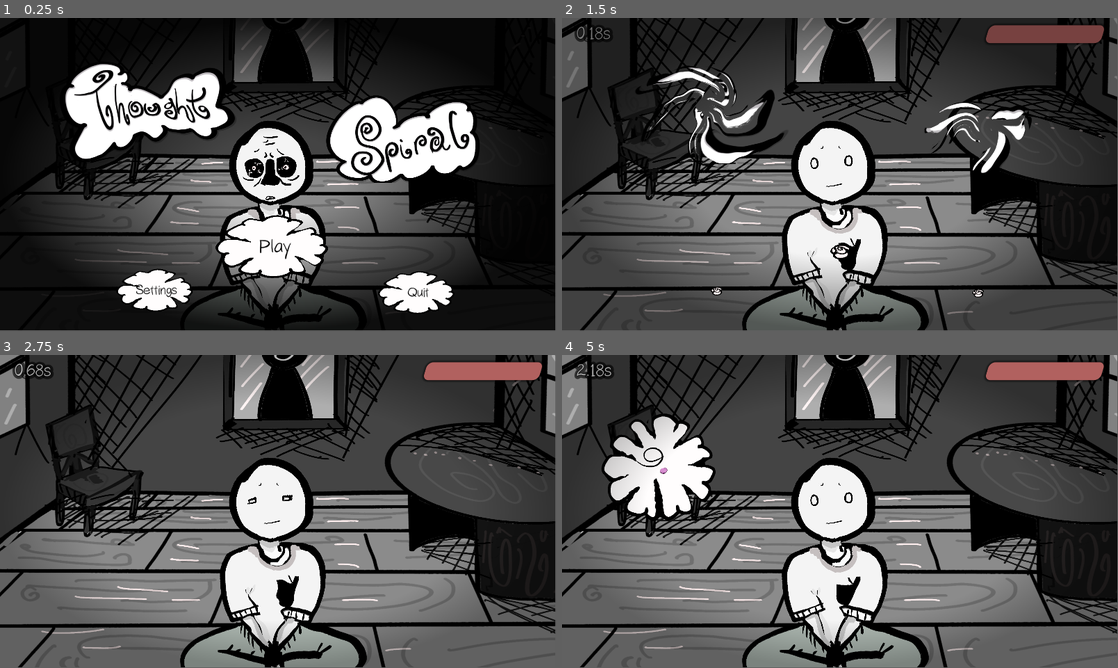
Above: before the commit, frames 1-4 (two rows, left to right).
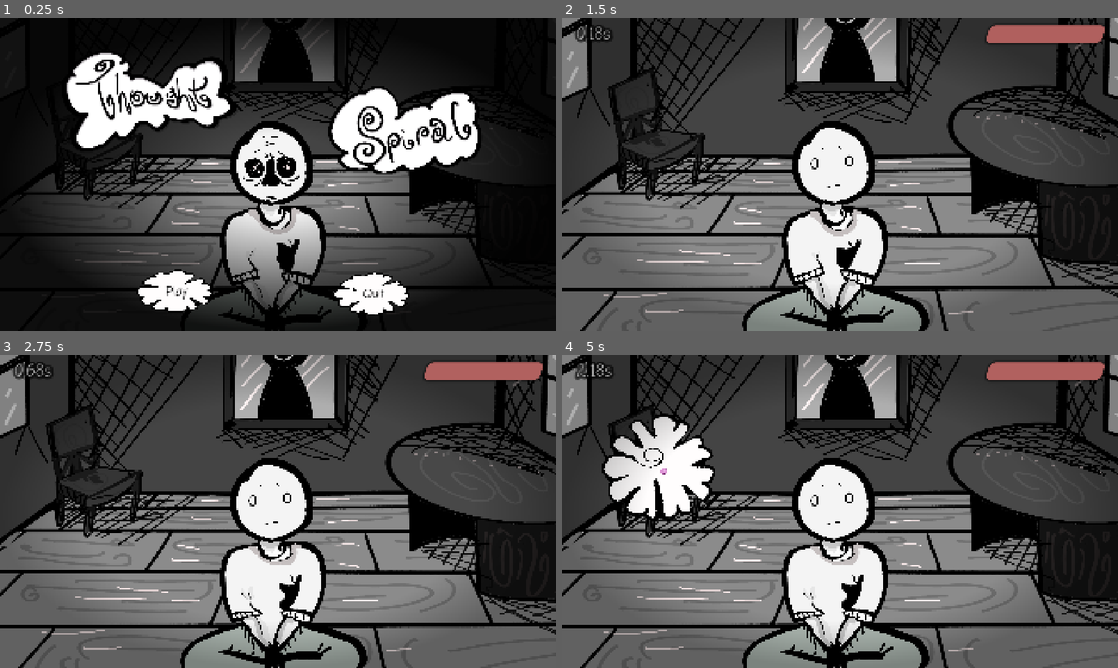
Above: after the commit, the same moments.

Repository: alilley96/gwj-097-imminent-doom
Game: Godot game, scene res://main/game.tscn
Same seed, same stepped clock (60 frames per second), same inputs: the game is played once before the commit and once after it.
Inputs (mouse positions are in pixels of both pictures, inside the frame that each line leads up to):
- Up to frame 1 (0.25 s): no input
- Up to frame 2 (1.5 s): click (717, 290) at 0.5 s, where only the run before the commit has a clickable "Settings"; click "Play" at 1.25 s
- Up to frame 3 (2.75 s): click "Play" at 2 s
- Up to frame 4 (5 s): click "Play" at 2.75 s; move the mouse to (962, 495) at 3.52 s; hold Mouse wheel down (rotate_clockwise) 3.53-4.28 s; move the mouse to (728, 527) at 4.27 s; tap Mouse wheel up (rotate_counter_clockwise) at 4.35 s
In our replay, the window is 799x449 before the commit and 800x450 after it. These sizes can differ from the game's own. Grey fills any space a smaller window leaves; there, only what the larger window draws over its background counts as a difference.

The runs differ from the first frame. In frame 1, 17% of the frame differs, in the area x 3-94%, y 0-100%; in frame 2, 35%, in the area x 0-100%, y 0-100%; in frame 3, 8.1%; in frame 4, 8.4%.

Commit message:
change to screen stretching. no settings menu for this game jam, no time lol

Diff:
--- a/main/game.tscn
+++ b/main/game.tscn
@@ -300,12 +300,11 @@
 size_flags_vertical = 4
 mouse_filter = 2
 
-[node name="MenuController" type="Node2D" parent="." unique_id=2061090929 node_paths=PackedStringArray("play_button", "quit_button", "settings_button", "logo_thought_sprite", "logo_spiral_sprite")]
+[node name="MenuController" type="Node2D" parent="." unique_id=2061090929 node_paths=PackedStringArray("play_button", "quit_button", "logo_thought_sprite", "logo_spiral_sprite")]
 z_index = 10
 script = ExtResource("19_ompsl")
 play_button = NodePath("CanvasLayer/PlayButton")
 quit_button = NodePath("CanvasLayer/QuitButton")
-settings_button = NodePath("CanvasLayer/SettingsButton")
 logo_thought_sprite = NodePath("CanvasLayer/ThoughtLogoBubbleSprite")
 logo_spiral_sprite = NodePath("CanvasLayer/SpiralLogoBubbleSprite")
 metadata/_custom_type_script = "uid://chc1iuf4dtkdr"
@@ -314,41 +313,33 @@
 layer = 2
 
 [node name="PlayButton" parent="MenuController/CanvasLayer" unique_id=72884964 instance=ExtResource("20_ompsl")]
-offset_left = -138.0
-offset_top = 182.0
-offset_right = 37.0
-offset_bottom = 282.0
+offset_left = -438.0
+offset_top = 357.0
+offset_right = -263.0
+offset_bottom = 457.0
 button_text = "Play"
-initial_scale = 1.5
 
 [node name="QuitButton" parent="MenuController/CanvasLayer" unique_id=833834944 instance=ExtResource("20_ompsl")]
-offset_left = 399.0
-offset_top = 363.0
-offset_right = 574.0
-offset_bottom = 463.0
+offset_left = 243.0
+offset_top = 365.0
+offset_right = 418.0
+offset_bottom = 465.0
 button_text = "Quit"
 
-[node name="SettingsButton" parent="MenuController/CanvasLayer" unique_id=988431614 instance=ExtResource("20_ompsl")]
-offset_left = -506.0
-offset_top = 355.0
-offset_right = -331.0
-offset_bottom = 455.0
-button_text = "Settings"
-
 [node name="ThoughtLogoBubbleSprite" type="AnimatedSprite2D" parent="MenuController/CanvasLayer" unique_id=600120211]
-position = Vector2(744, 416)
+position = Vector2(749.00006, 378)
 scale = Vector2(0.5747475, 0.5539216)
 sprite_frames = SubResource("SpriteFrames_35v4i")
 animation = &"idle"
-frame_progress = 0.26261503
+frame_progress = 0.41667733
 script = ExtResource("24_811gj")
 metadata/_custom_type_script = "uid://c3ofp3ec3lae5"
 
 [node name="SpiralLogoBubbleSprite" type="AnimatedSprite2D" parent="MenuController/CanvasLayer" unique_id=1736564805]
-position = Vector2(1255, 371)
+position = Vector2(1260, 338)
 scale = Vector2(0.48080805, 0.44068632)
 sprite_frames = SubResource("SpriteFrames_pqbhs")
 animation = &"idle"
-frame_progress = 0.79034233
+frame_progress = 0.873285
 script = ExtResource("24_811gj")
 metadata/_custom_type_script = "uid://c3ofp3ec3lae5"
--- a/menu/menu_controller.gd
+++ b/menu/menu_controller.gd
@@ -11,7 +11,6 @@
 
 @export var play_button: BubbleButton
 @export var quit_button: BubbleButton
-@export var settings_button: BubbleButton
 
 @export var logo_thought_sprite: BubbleSprite
 @export var logo_spiral_sprite: BubbleSprite
@@ -39,7 +38,6 @@
 func enable() -> void:
 	play_button.spawn()
 	quit_button.spawn()
-	settings_button.spawn()
 	logo_thought_sprite.spawn()
 	logo_spiral_sprite.spawn()
 
@@ -47,6 +45,5 @@
 func disable() -> void:
 	play_button.pop()
 	quit_button.pop()
-	settings_button.pop()
 	logo_thought_sprite.pop()
 	logo_spiral_sprite.pop()
--- a/project.godot
+++ b/project.godot
@@ -23,6 +23,7 @@
 
 window/size/viewport_width=1920
 window/size/viewport_height=1080
+window/stretch/mode="canvas_items"
 
 [input]
 
